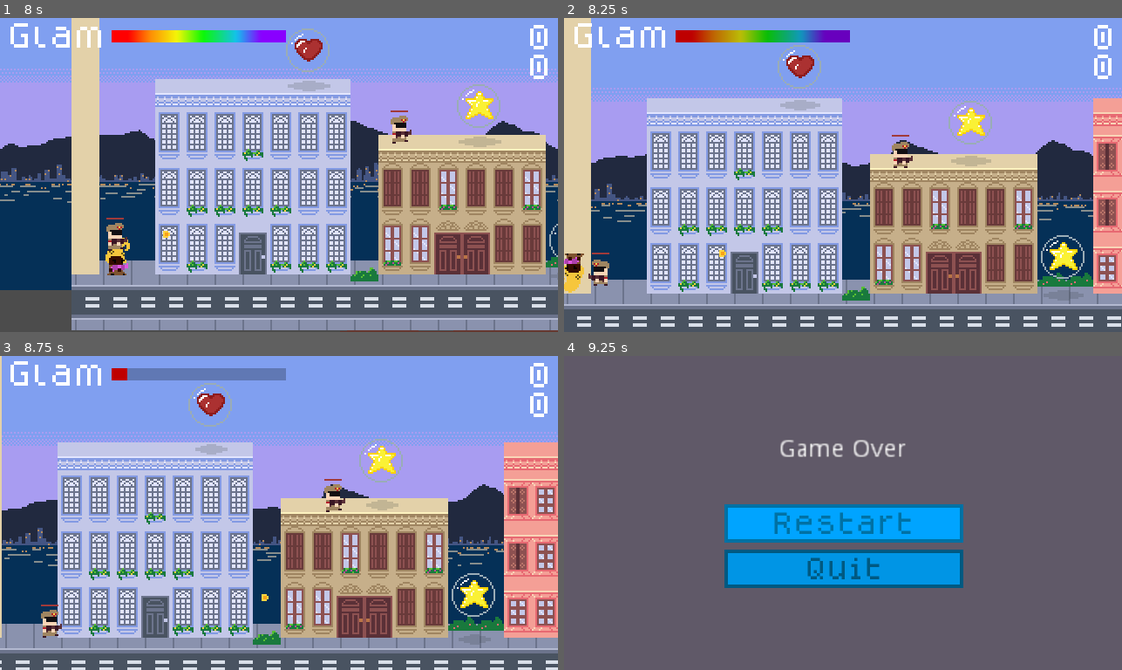
Above: before the commit, frames 1-4 (two rows, left to right).
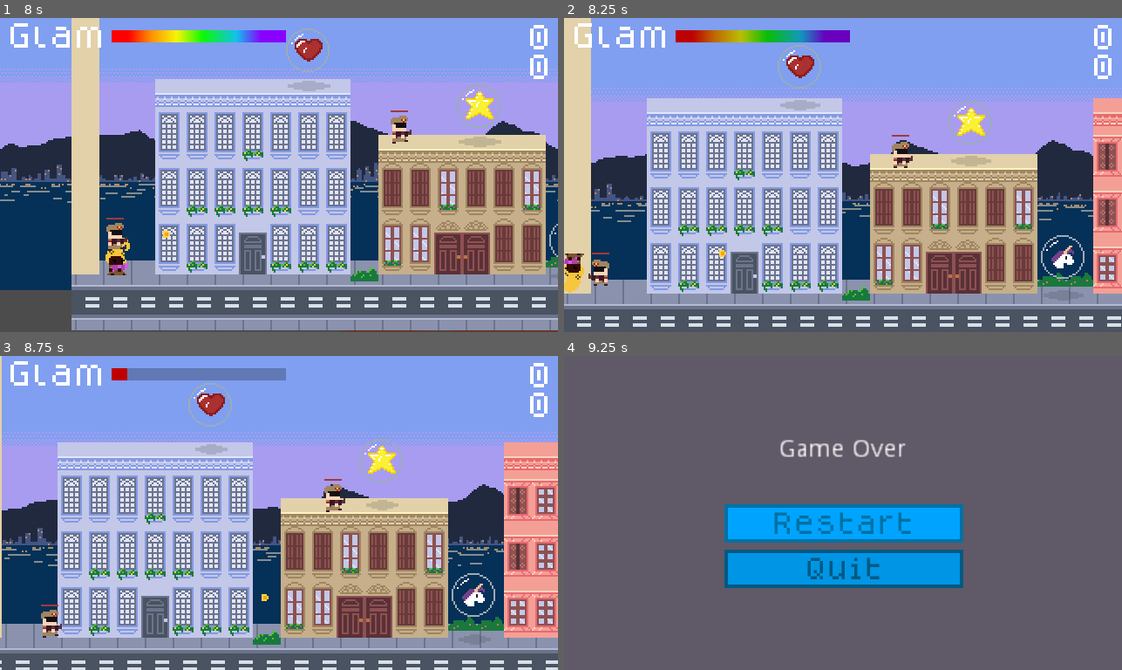
Above: after the commit, the same moments.

Repository: hamiltonromualdo/bring-ur-glam
Game: Godot game, scene res://src/UserInterface/TitleScreen.tscn
Two runs of this game, one before a commit and one after it. Both use one fixed random seed, a clock stepped at 60 frames per second and the inputs below. Sound files missing from this copy of the repository are replaced by a short silence.
Inputs (mouse positions are in pixels of both pictures, inside the frame that each line leads up to):
- Up to frame 1 (8 s): tap Enter at 0.5 s; move the mouse to (401, 159) at 0.52 s; hold Right (ui_right) 0.53-2.03 s; tap Space at 1.25 s; move the mouse to (167, 190) at 1.27 s; move the mouse to (334, 105) at 2.02 s; hold Left (ui_left) 2.03-2.78 s; move the mouse to (251, 237) at 2.77 s; hold Right (ui_right) 2.78-4.28 s; move the mouse to (446, 222) at 3.52 s; move the mouse to (111, 127) at 4.27 s; hold Left (ui_left) 4.28-5.03 s; move the mouse to (306, 175) at 5.02 s; hold Right (ui_right) 5.03-5.78 s; move the mouse to (195, 96) at 5.77 s; hold Left (ui_left) 5.78-6.5 s; click "Play" at 6.5 s; click "Play" at 7.25 s
- Up to frame 2 (8.25 s): move the mouse to (965, 159) at 8.02 s; hold Left (ui_left) from 8.03 s (still down)
- Up to frame 3 (8.75 s): keep holding Left (ui_left)
- Up to frame 4 (9.25 s): move the mouse to (731, 528) at 8.77 s; release Left (ui_left) at 8.78 s; hold Right (ui_right) from 8.78 s (still down)

Frame 1 is identical in both runs. In frame 2, 0.3% of the frame differs, in the area x 87-93%, y 71-81%; in frame 3, 0.3%; in frame 4, nothing differs.

Commit message:
Adding Unicorn type of pickable

Diff:
--- a/bring_ur_glam/src/Levels/Playground.tscn
+++ b/bring_ur_glam/src/Levels/Playground.tscn
@@ -1910,12 +1910,13 @@
 [node name="AnimatedSprite" type="AnimatedSprite" parent="Decoration"]
 position = Vector2( -712, 171 )
 frames = SubResource( 7 )
-frame = 1
+frame = 3
 playing = true
 
 [node name="AnimatedSprite2" type="AnimatedSprite" parent="Decoration"]
 position = Vector2( 674, 170 )
 frames = SubResource( 7 )
+frame = 2
 playing = true
 
 [node name="DecorationOffset-4" type="TileMap" parent="."]
@@ -1958,6 +1959,7 @@
 
 [node name="Star3" parent="." instance=ExtResource( 20 )]
 position = Vector2( -1105, 169 )
+type = 2
 
 [node name="Enemies" type="Node2D" parent="."]
 
--- a/bring_ur_glam/src/Objects/PickableItem.gd
+++ b/bring_ur_glam/src/Objects/PickableItem.gd
@@ -8,7 +8,8 @@
 
 const SPRITE = {
     PickableItemType.Type.Star: preload("res://assets/objects/star.png"),
-    PickableItemType.Type.Heart: preload("res://assets/objects/heart.png")
+    PickableItemType.Type.Heart: preload("res://assets/objects/heart.png"),
+    PickableItemType.Type.Unicorn: preload("res://assets/objects/unicorn.png"),
 }
 
 
--- a/bring_ur_glam/src/Objects/PickableItemEnum.gd
+++ b/bring_ur_glam/src/Objects/PickableItemEnum.gd
@@ -2,5 +2,6 @@
 
 enum Type {
     Star,
-    Heart
+    Heart,
+    Unicorn
 }
Binary file added: bring_ur_glam/assets/objects/unicorn.png
Not shown, added: bring_ur_glam/assets/objects/unicorn.png.import
